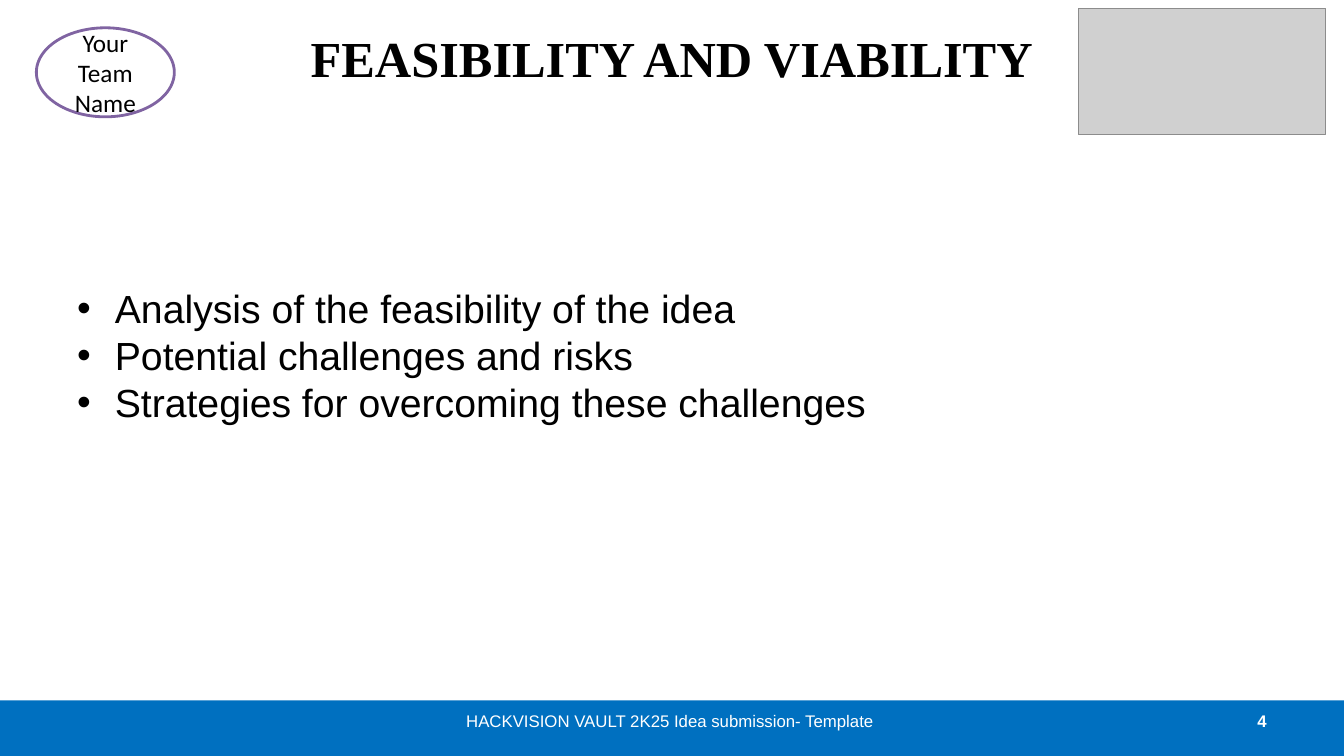
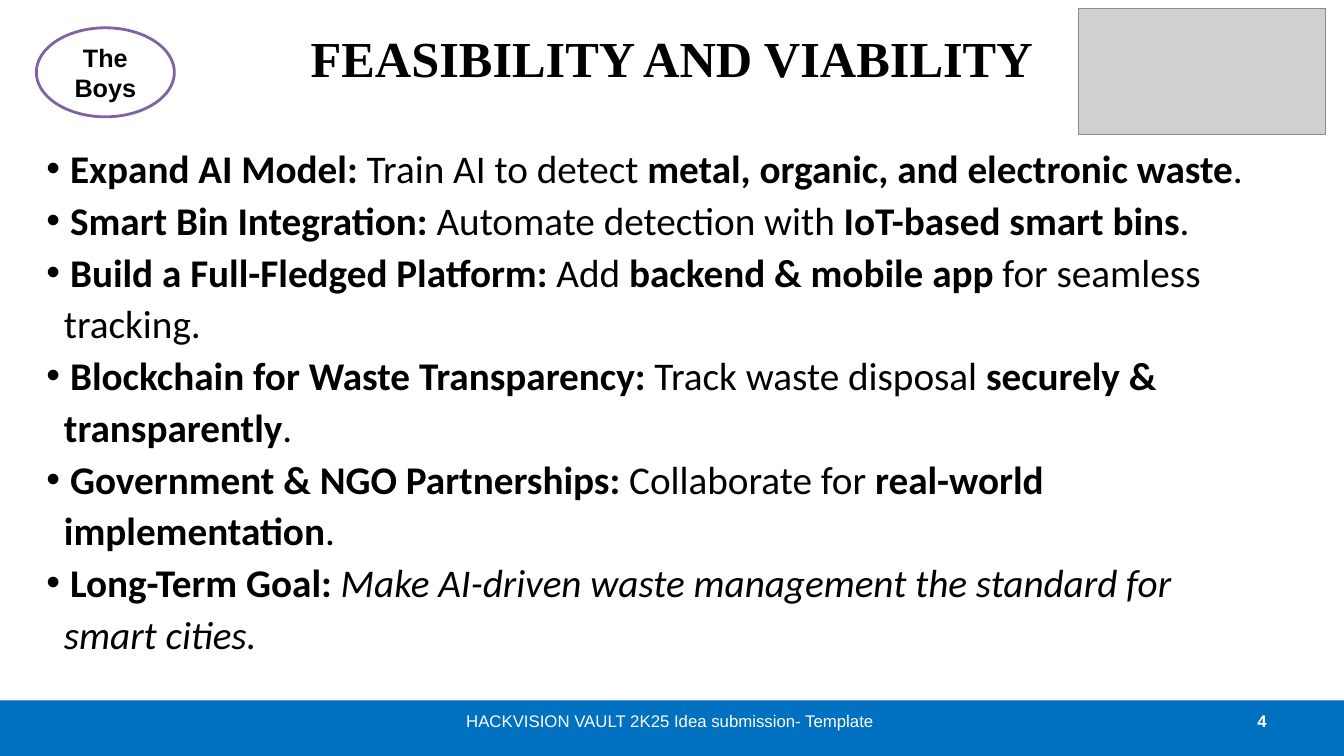
Before and after one commit to vikashkr96/Hackvision-Vault-2k25-Maharishi-Markandeshwar-University, a slide deck: slide 4 of HACKVISION VAULT 2K25_IDEA_Presentation_Format.pptx. Drawn at 1344x756 pixels with LibreOffice and Linux fonts; fonts in the diff are those of the drawing; grey boxes stand for pictures; background and template pictures are left out. Boxes give left, top, right and bottom in pixels: in the first picture for what was removed or moved away, otherwise in the second. Text is boxed around its words. In the diff, an @@ line names an element or a change of style, - is before the commit and + after.

```diff
--- a/HACKVISION VAULT 2K25_IDEA_Presentation_Format.pptx
+++ b/HACKVISION VAULT 2K25_IDEA_Presentation_Format.pptx
@@ text in ellipse at (x1=75, y1=48, x2=137, y2=103): text changed; font Calibri to Arial; bold on @@
-Your Team Name
+The Boys
@@ text at (x1=64, y1=155, x2=1243, y2=650): text changed; font Arial to Calibri; bold on @@
-• Analysis of the feasibility of the idea
-• Potential challenges and risks
-• Strategies for overcoming these challenges
+• Expand AI Model: Train AI to detect metal, organic, and electronic waste.
+• Smart Bin Integration: Automate detection with IoT-based smart bins.
+• Build a Full-Fledged Platform: Add backend & mobile app for seamless
+tracking.
+• Blockchain for Waste Transparency: Track waste disposal securely &
+transparently.
+• Government & NGO Partnerships: Collaborate for real-world
+implementation.
+• Long-Term Goal: Make AI-driven waste management the standard for
+smart cities.
```
Also in this commit, not shown: 2 other slides changed.
